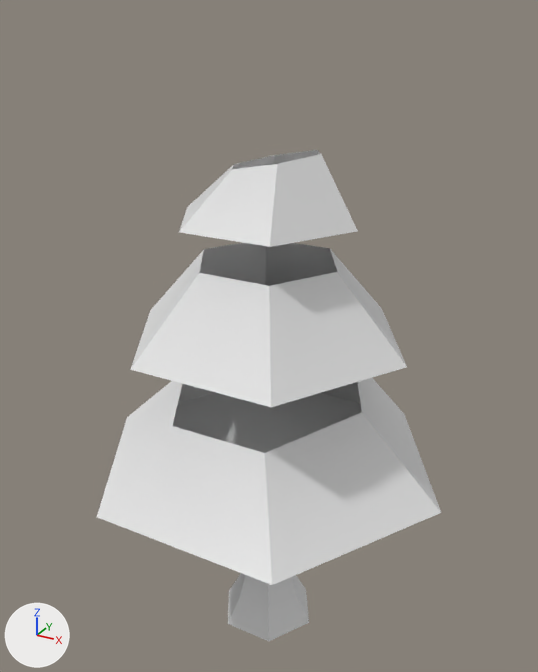
The FBX model Assets/Assets/Objects/tree_pine.fbx: old version first, new version second.
One viewpoint serves both versions: a 50 mm camera at (2.8, -5.07, 5.51) aimed at (-0.04, 0.1, 2.92). Lighting does not change. The marker at lower left points along +X, +Y and +Z. Where no turn or scale is listed for an object, it has been applied to the vertices.
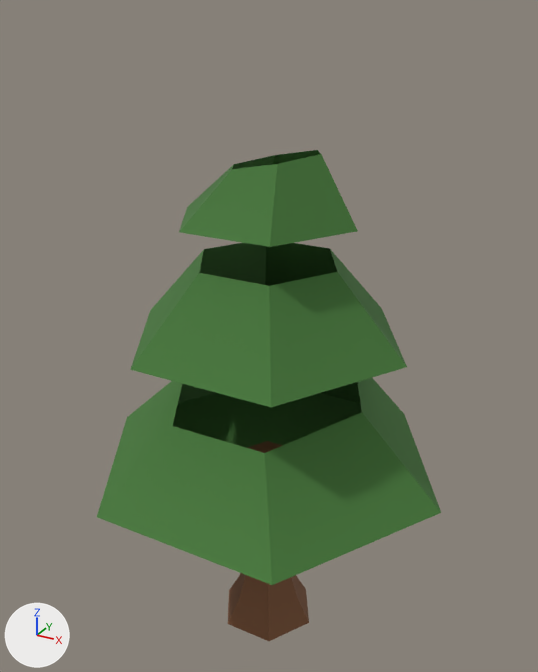
Boxes (x1, y1, x2, y2) around the edits, measured in the pictures (538 x 672 px):
'Cone_2', recoloured (white to green)
    both: (97, 378, 441, 585)
'Cone_1', recoloured (white to green)
    both: (130, 243, 407, 407)
'Cone', recoloured (white to green)
    both: (179, 150, 358, 247)
'Cylinder', recoloured (white to brown)
    both: (228, 441, 309, 641)

The edits, one by one:
Material 'Mat' (mat_mat) is new.
Its base color is (0.0595, 0.188, 0.0395) (dark green #457838).
Its roughness is 0.9.
Material 'Mat_0' (mat_mat_0) is new.
Its base color is (0.216, 0.0931, 0.0409) (brown #805639).
Its roughness is 0.9.
me_mesh_001 has 14 vertices, 12 faces and spans x -1.23..1.23, y -1.07..1.07, z -1.13..0.75.
me_mesh_001 no longer uses material mat_physical_0 (white #e7e7e7).
me_mesh_001 now uses material mat_mat (dark green #457838).
me_mesh_003 has 14 vertices, 12 faces and spans x -0.77..0.77, y -0.67..0.67, z -1.0..0.38.
me_mesh_003 no longer uses material mat_physical_0 (white #e7e7e7).
me_mesh_003 now uses material mat_mat (dark green #457838).
me_mesh has 14 vertices, 12 faces and spans x -1.62..1.62, y -1.4..1.4, z -1.29..1.29.
me_mesh no longer uses material mat_physical_0 (white #e7e7e7).
me_mesh now uses material mat_mat (dark green #457838).
me_mesh_002 has 90 vertices, 93 faces and spans x -0.46..0.46, y -0.7..0.4, z -1.0..0.92.
me_mesh_002 no longer uses material mat_physical (white #e7e7e7).
me_mesh_002 now uses material mat_mat_0 (brown #805639).
